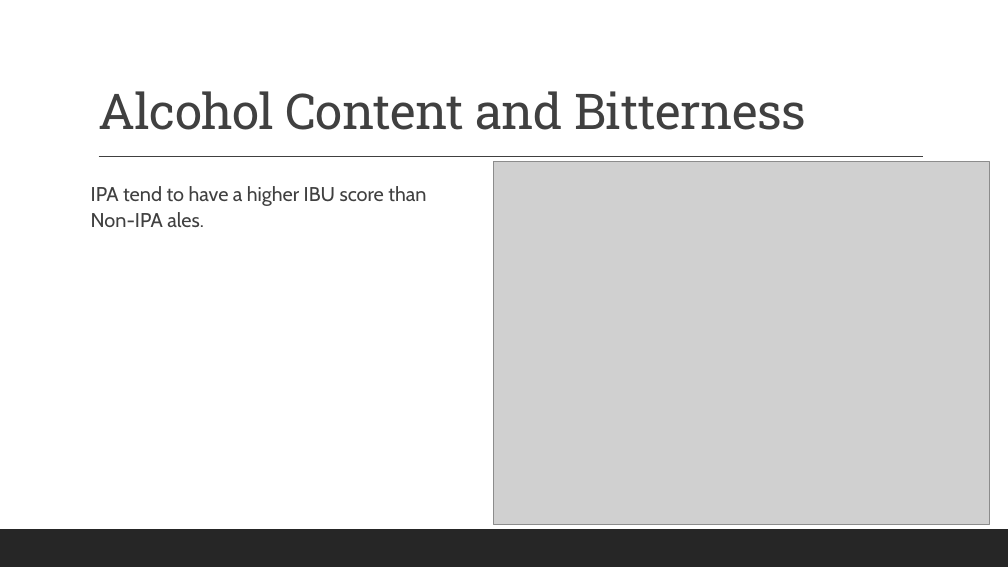
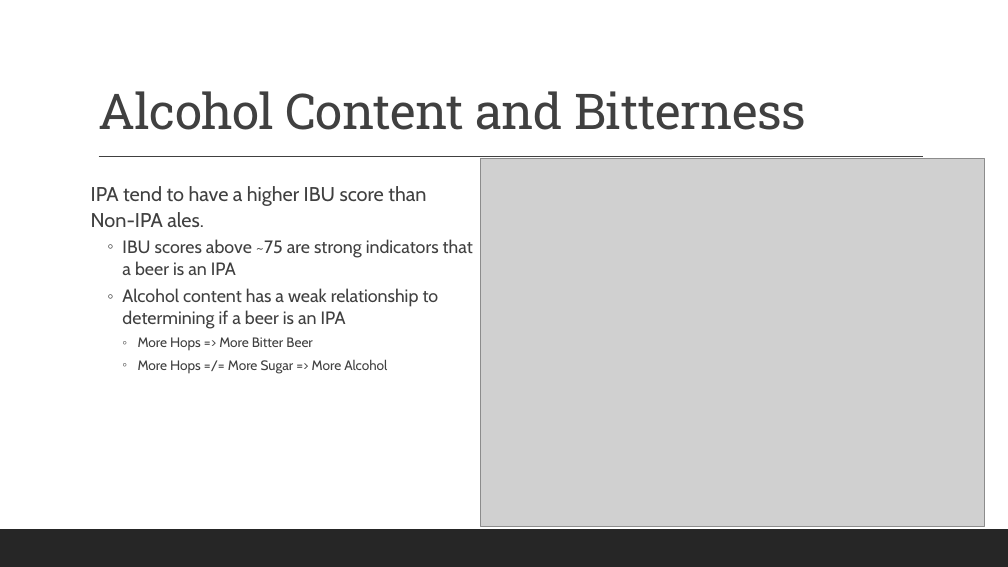
Before and after one commit to RageOfLeviathan/DS6306_CaseStudy01, a slide deck: slide 8 of DS6306_CaseStudy01.pptx. Drawn at 1008x567 pixels with LibreOffice and Linux fonts; fonts in the diff are those of the drawing; grey boxes stand for pictures. Boxes give left, top, right and bottom in pixels: in the first picture for what was removed or moved away, otherwise in the second. Text is boxed around its words. In the diff, an @@ line names an element or a change of style, - is before the commit and + after.

Commit message:
Presentation Insights
Added insights for presentation slides
cleaned up some figures

```diff
--- a/DS6306_CaseStudy01.pptx
+++ b/DS6306_CaseStudy01.pptx
@@ picture: place and size @@
-picture at [494, 162, 990, 524]
+picture at [481, 159, 985, 526]
@@ text at [122, 239, 473, 374]: paragraphs added @@
+  ◦ IBU scores above ~75 are strong indicators that a beer is an IPA
+  ◦ Alcohol content has a weak relationship to determining if a beer is an IPA
+    ◦ More Hops => More Bitter Beer
+    ◦ More Hops =/= More Sugar => More Alcohol
```
Also in this commit, not shown: 6 other slides changed, 3 other files.
